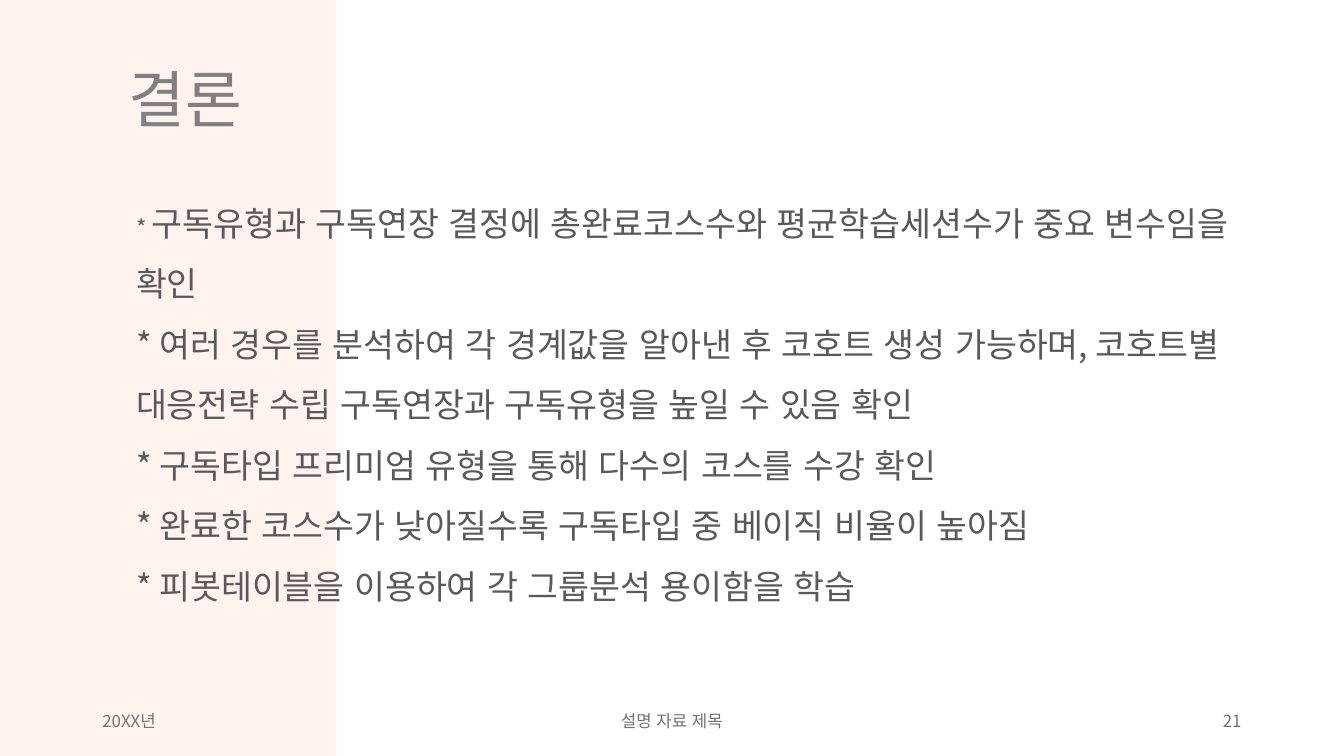
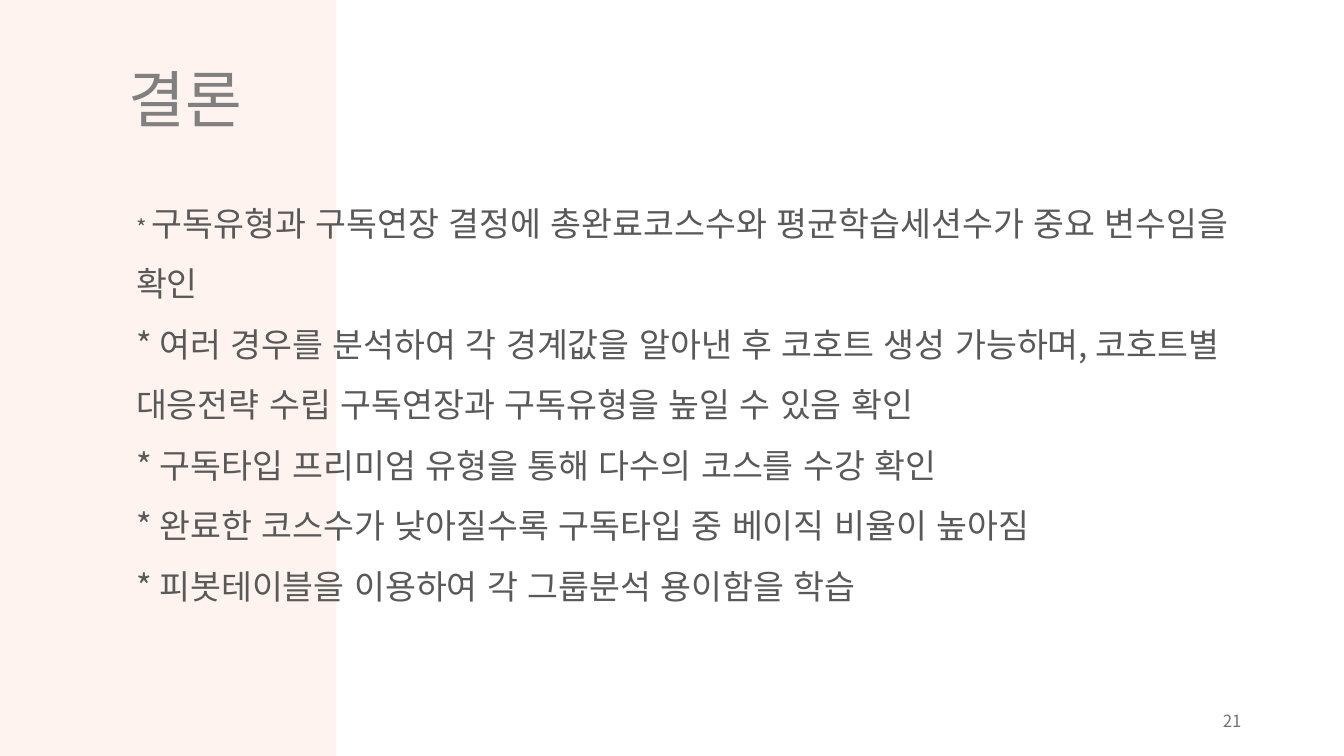
Before and after one commit to aiexplorer515/wassup_white, a slide deck: slide 21 of Project/DA_미니프로젝트.pptx. Drawn at 1344x756 pixels with LibreOffice and Linux fonts; fonts in the diff are those of the drawing. Boxes give left, top, right and bottom in pixels: in the first picture for what was removed or moved away, otherwise in the second. Text is boxed around its words. In the diff, an @@ line names an element or a change of style, - is before the commit and + after.

```diff
--- a/Project/DA_미니프로젝트.pptx
+++ b/Project/DA_미니프로젝트.pptx
@@ text removed at bbox=[102, 713, 155, 728] @@
-20XX년
@@ text removed at bbox=[621, 713, 723, 729] @@
-설명 자료 제목
```
Also in this commit, not shown: 20 other slides changed.
